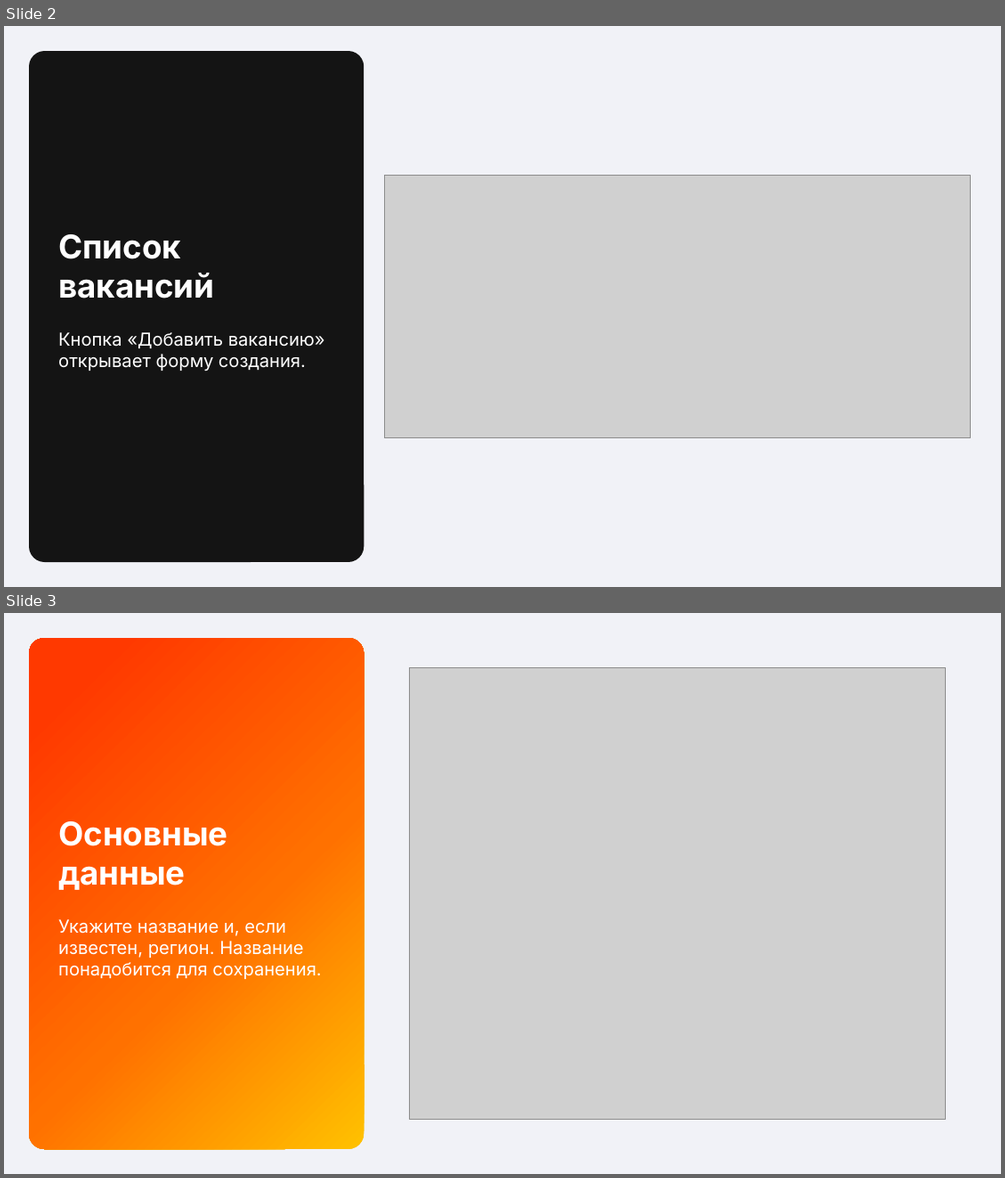
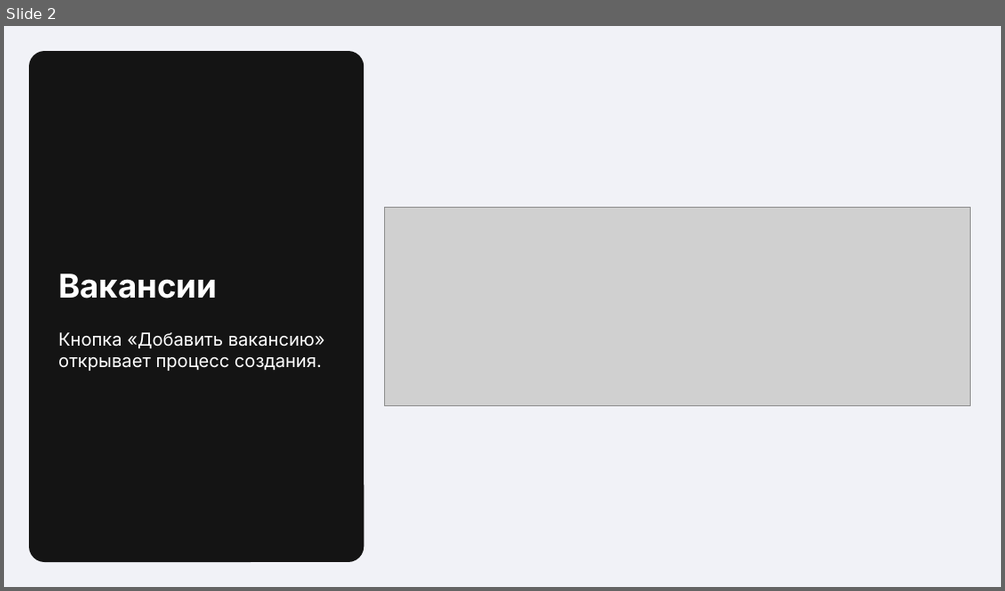
Before and after one commit to trueakaru-stack/iskra-vacancy-prototype, a slide deck: docs/voice-vacancy-presentation.pptx. Shown one above the other, each under a label of ours: slides 2 and 3 before the commit, slide 2 after it. The pictures are 1005x1178 and 1005x591 pixels, drawn with LibreOffice and Linux fonts; fonts in the diff are those of the drawing; grey boxes stand for pictures. Boxes give left, top, right and bottom in pixels: in the first picture for what was removed or moved away, otherwise in the second. Text is boxed around its words. In the diff, an @@ line names an element or a change of style, - is before the commit and + after.

Commit message:
Завершён сценарий сохранения и подготовлены материалы передачи

```diff
--- a/docs/voice-vacancy-presentation.pptx
+++ b/docs/voice-vacancy-presentation.pptx
@@ slide 3 removed at box(4, 613, 1001, 1174), background #F1F2F7 @@
@@ rounded rectangle removed at box(29, 638, 364, 1149) @@
@@ picture removed at box(409, 667, 946, 1119) @@
@@ text removed at box(58, 821, 227, 890) @@
-Основные данные
@@ text removed at box(58, 919, 321, 979) @@
-Укажите название и, если известен, регион. Название понадобится для сохранения.
@@ slide 2 changed as well @@
@@ picture: place and size @@
-picture at box(384, 175, 970, 437)
+picture at box(384, 207, 970, 405)
@@ text at box(58, 273, 217, 298): text changed @@
-Список вакансий
+Вакансии
@@ text at box(58, 332, 325, 370): text changed @@
-Кнопка «Добавить вакансию» открывает форму создания.
+Кнопка «Добавить вакансию» открывает процесс создания.
```
Also in this commit, not shown: 3 other slides changed, 4 slides added, 3 other slides removed, 28 other files.
